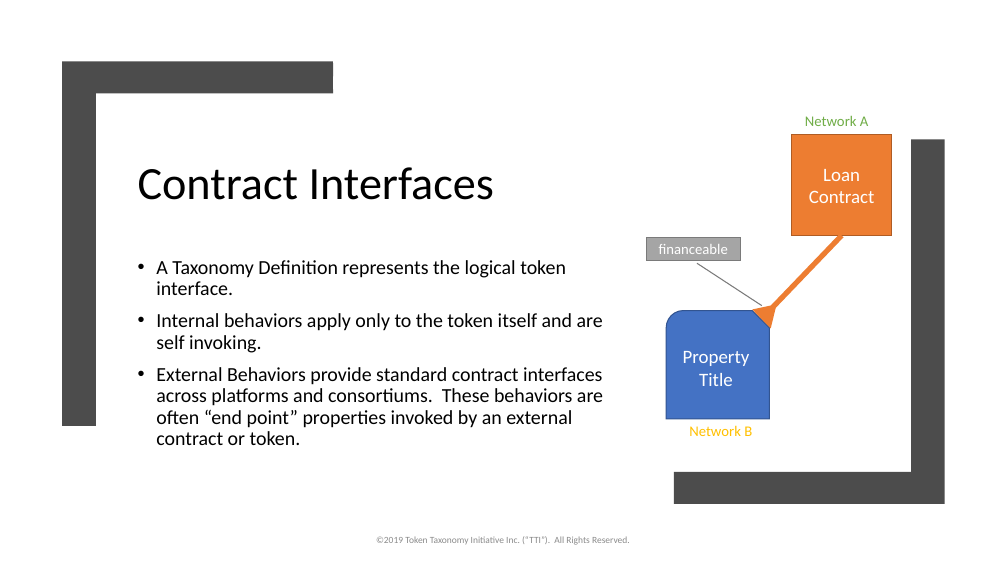
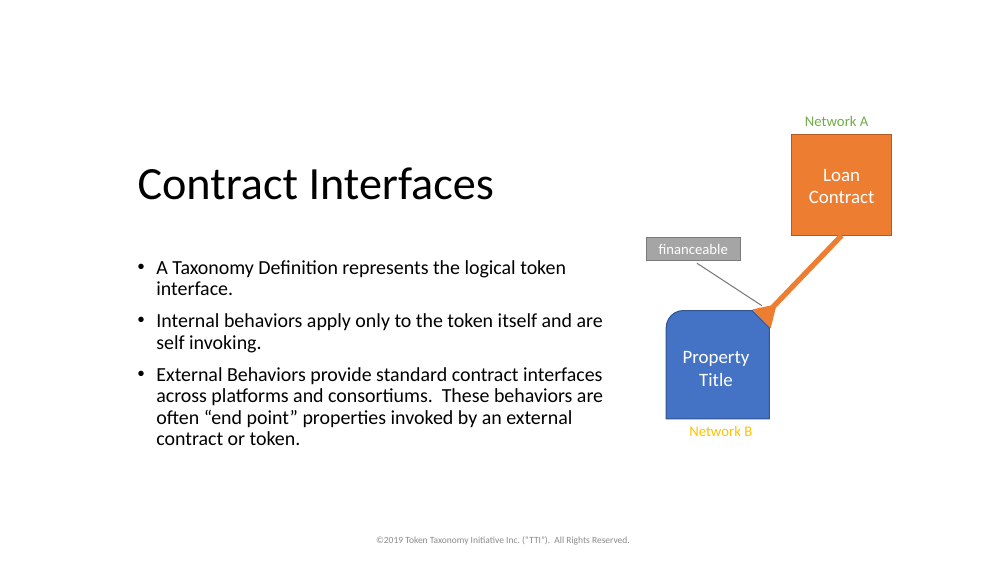
Before and after one commit to vipinsun/TokenTaxonomyFramework-pub, a slide deck: slide 23 of presentations/TTF-Presentation.pptx. Drawn at 1008x567 pixels with LibreOffice and Linux fonts; fonts in the diff are those of the drawing. Boxes give left, top, right and bottom in pixels: in the first picture for what was removed or moved away, otherwise in the second. Text is boxed around its words. In the diff, an @@ line names an element or a change of style, - is before the commit and + after.

```diff
--- a/presentations/TTF-Presentation.pptx
+++ b/presentations/TTF-Presentation.pptx
@@ freeform shape removed at bbox=[62, 61, 333, 426] @@
@@ freeform shape removed at bbox=[675, 139, 945, 504] @@
```
Also in this commit, not shown: 23 other slides changed, 19 other files.
